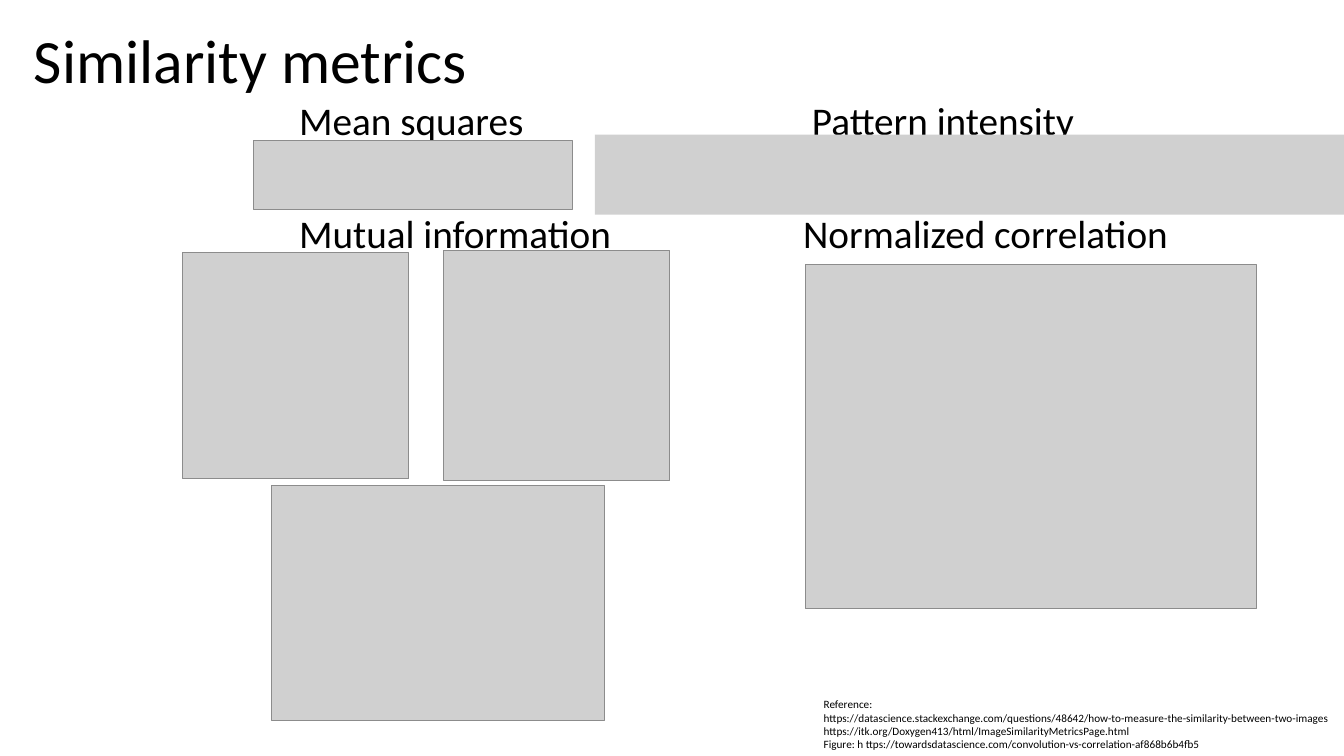
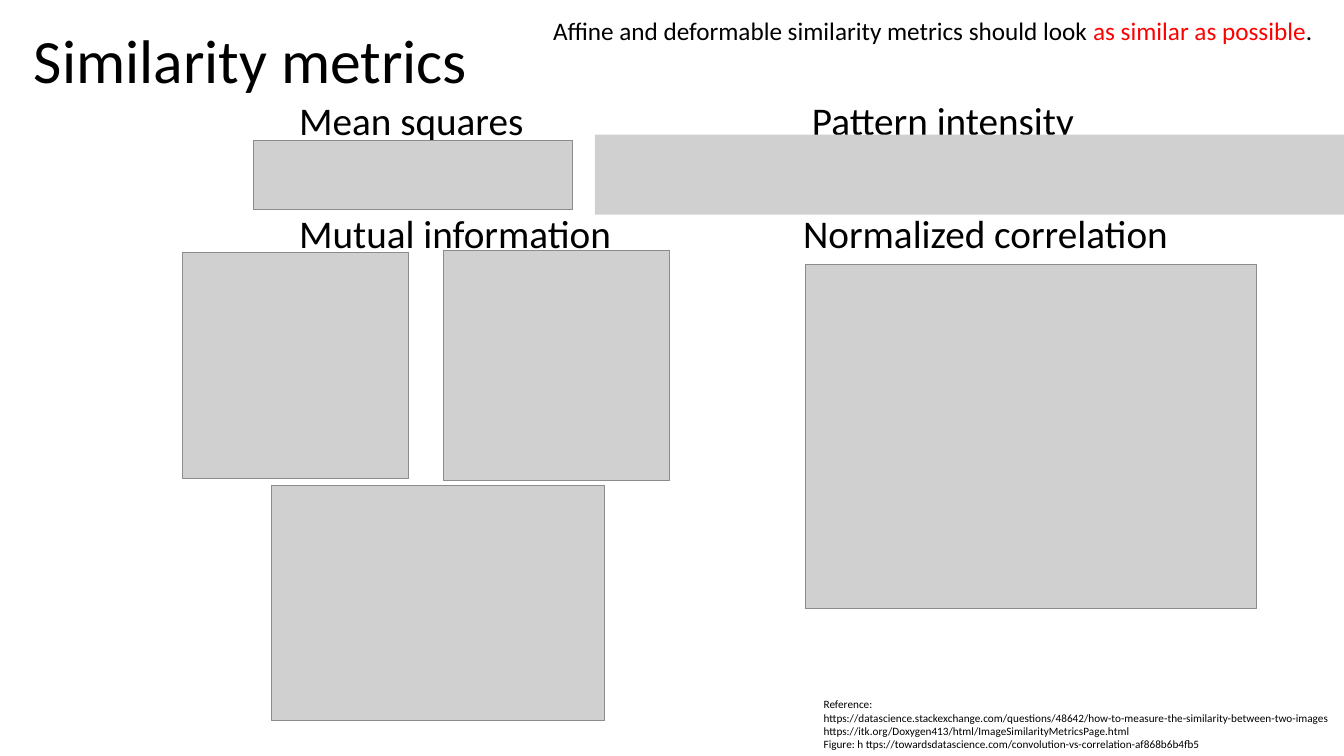
Before and after one commit to autotntfan/BIP, a slide deck: slide 12 of The insight toolkit image registration framework.pptx (slide 22 before the commit). Drawn at 1344x756 pixels with LibreOffice and Linux fonts; fonts in the diff are those of the drawing; grey boxes stand for pictures. Boxes give left, top, right and bottom in pixels: in the first picture for what was removed or moved away, otherwise in the second. Text is boxed around its words. In the diff, an @@ line names an element or a change of style, - is before the commit and + after.

```diff
--- a/The insight toolkit image registration framework.pptx
+++ b/The insight toolkit image registration framework.pptx
@@ text added at [553,22,1312,44], 18 pt, text #000000 @@
+Affine and deformable similarity metrics should look as similar as possible.
```
Also in this commit, not shown: 11 other slides changed, 4 slides added, 1 slide removed.
